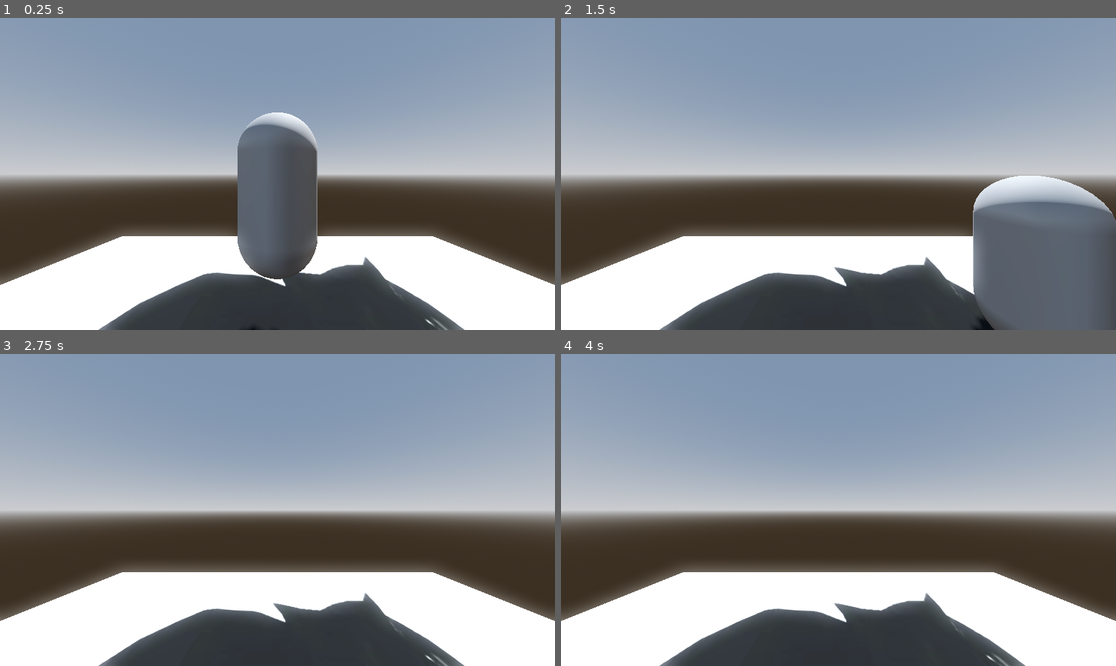
Above: before the commit, frames 1-4 (two rows, left to right).
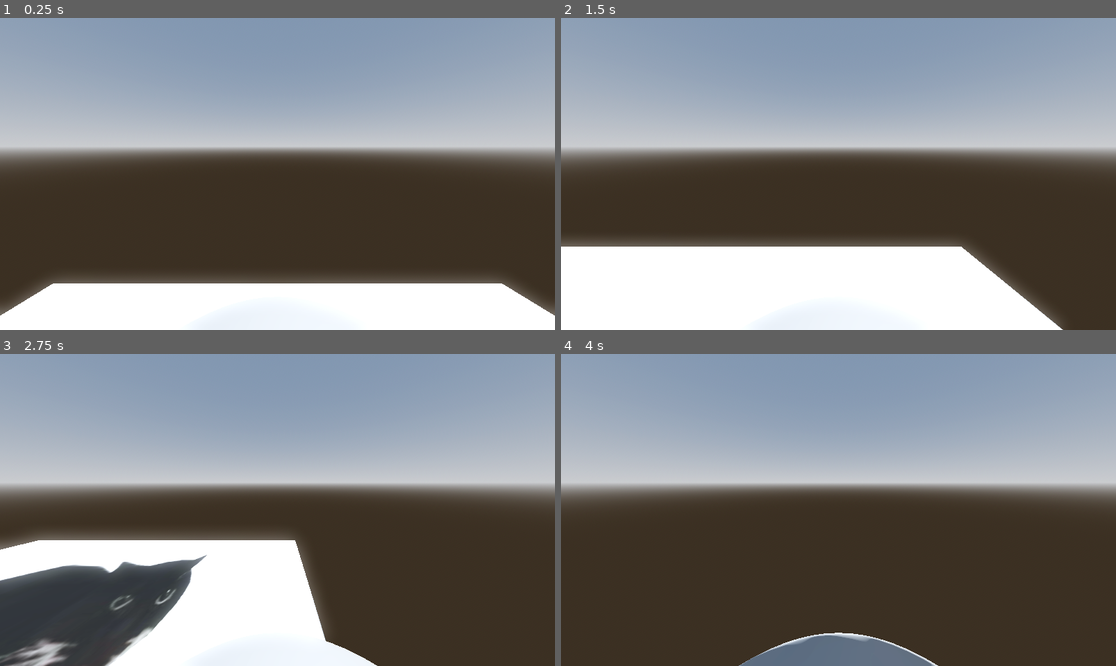
Above: after the commit, the same moments.

Repository: StarKeeper11/nuggetgame
Game: Godot game, scene res://Level.tscn
Same seed, same stepped clock (60 frames per second), same inputs: the game is played once before the commit and once after it.
Inputs:
- Up to frame 1 (0.25 s): no input
- Up to frame 2 (1.5 s): hold D (move_right) 0.53-1.28 s; hold S (move_back) from 1.28 s (still down)
- Up to frame 3 (2.75 s): release S (move_back) at 2.03 s; hold D (move_right) from 2.03 s (still down)
- Up to frame 4 (4 s): release D (move_right) at 2.78 s; hold W (move_forward) 2.78-3.53 s; hold A (move_left) from 3.53 s (still down)

The runs differ from the first frame. In frame 1, 41% of the frame differs, in the area x 0-100%, y 30-100%; in frame 2, 41%; in frame 3, 49%, in the area x 0-100%, y 32-100%; in frame 4, 45%.

Commit message:
More cooking

Diff:
--- a/Level.tscn
+++ b/Level.tscn
@@ -43,10 +43,6 @@
 [node name="CollisionShape3D" type="CollisionShape3D" parent="MeshInstance3D/StaticBody3D"]
 shape = SubResource("ConcavePolygonShape3D_t7iv1")
 
-[node name="Camera3D" type="Camera3D" parent="."]
-transform = Transform3D(1, 0, 0, 0, 1, 0, 0, 0, 1, 0, 2, 0)
-fov = 90.0
-
 [node name="Player" parent="." instance=ExtResource("2_t7iv1")]
 transform = Transform3D(1, 0, 0, 0, 1, 0, 0, 0, 1, 0, 2, -2)
 linear_damp = 2.0
--- a/player.gd
+++ b/player.gd
@@ -4,7 +4,7 @@
 
 # Called when the node enters the scene tree for the first time.
 func _ready() -> void:
-	pass # Replace with function body.
+	Input.set_mouse_mode(Input.MOUSE_MODE_CAPTURED)
 
 
 # Called every frame. 'delta' is the elapsed time since the previous frame.
@@ -12,4 +12,12 @@
 	var input := Vector3.ZERO
 	input.x = Input.get_axis("move_left", "move_right")
 	input.z = Input.get_axis("move_forward", "move_back")
+
+	if input.x != 0.0 and input.z != 0.0:
+		input.x = (input.x)/1.4
+		input.z = (input.z)/1.4
+
 	apply_central_force(input * plr_speed * delta)
+
+	if Input.is_action_just_pressed("ui_cancel"):
+		Input.set_mouse_mode(Input.MOUSE_MODE_VISIBLE)
--- a/player.tscn
+++ b/player.tscn
@@ -16,3 +16,12 @@
 
 [node name="CollisionShape3D" type="CollisionShape3D" parent="."]
 shape = SubResource("ConvexPolygonShape3D_i3pqv")
+
+[node name="TwistPivot" type="Node3D" parent="."]
+transform = Transform3D(1, 0, 0, 0, 1, 0, 0, 0, 1, 0, 1.25, 0)
+
+[node name="PitchPivot" type="Node3D" parent="TwistPivot"]
+transform = Transform3D(1, 0, 0, 0, 0.9848077, 0.17364818, 0, -0.17364818, 0.9848077, 0, 0, 0)
+
+[node name="Camera3D" type="Camera3D" parent="TwistPivot/PitchPivot"]
+fov = 90.0
